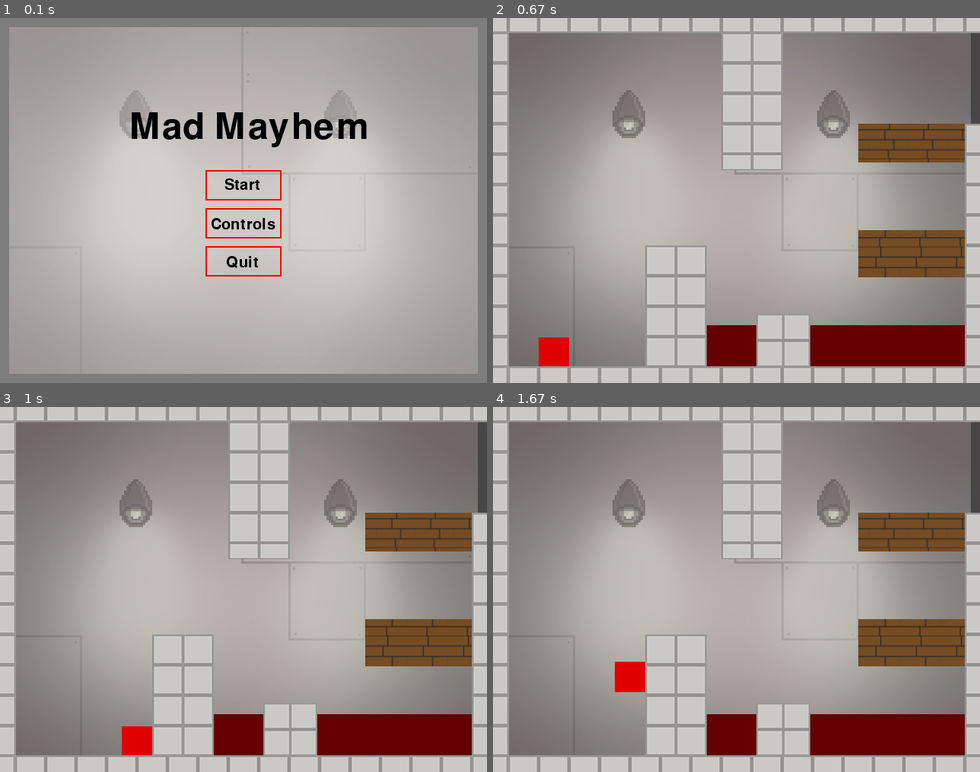
Above: before the commit, frames 1-4 (two rows, left to right).
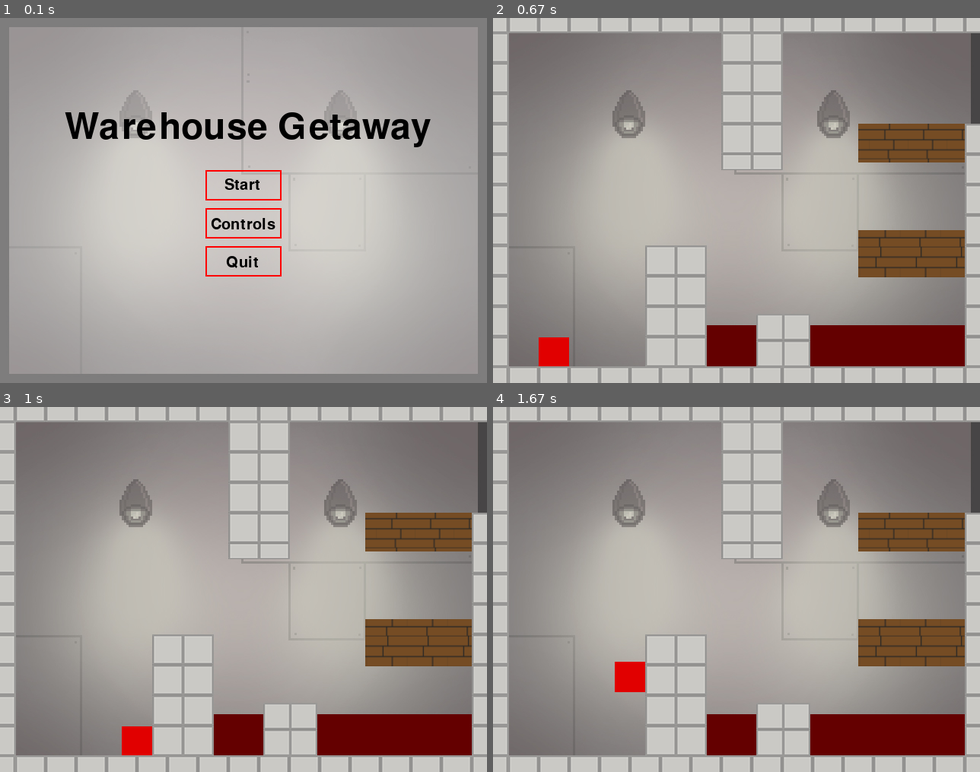
Above: after the commit, the same moments.

Repository: Teedu/Warehouse_Getaway
Game: pygame game, started from main.py
The game is run twice, just before and just after one commit, with the same random seed, the same clock (stepped at 60 frames per second) and the same inputs.
Inputs (mouse positions are in pixels of both pictures, inside the frame that each line leads up to):
- Up to frame 1 (0.1 s): no input
- Up to frame 2 (0.67 s): click "Start" at 0.38 s
- Up to frame 3 (1 s): hold D from 0.67 s (still down); move the mouse to (224, 604) at 0.7 s
- Up to frame 4 (1.67 s): release D at 1.13 s; hold W 1.17-1.47 s

The runs differ from the first frame. In frame 1, 2.7% of the frame differs, in the area x 13-89%, y 25-36%; in frame 2, nothing differs; in frame 3, nothing differs; in frame 4, nothing differs.

Commit message:
uus nimi

Diff:
--- a/StartMenu.py
+++ b/StartMenu.py
@@ -53,7 +53,7 @@
             if klik[0] == 1:
                 pygame.quit()
 
-        window.blit(pygame.font.Font(None, 70).render("Mad Mayhem", 1,[0,0,0]), (170, 120))
+        window.blit(pygame.font.Font(None, 70).render("Warehouse Getaway", 1,[0,0,0]), (85, 120))
         window.blit(pygame.font.Font(None, 30).render("Start", 1,[0,0,0]), (295, 210))
         window.blit(pygame.font.Font(None, 30).render("Controls", 1,[0,0,0]), (277, 262))
         window.blit(pygame.font.Font(None, 30).render("Quit", 1,[0,0,0]), (297, 312))
